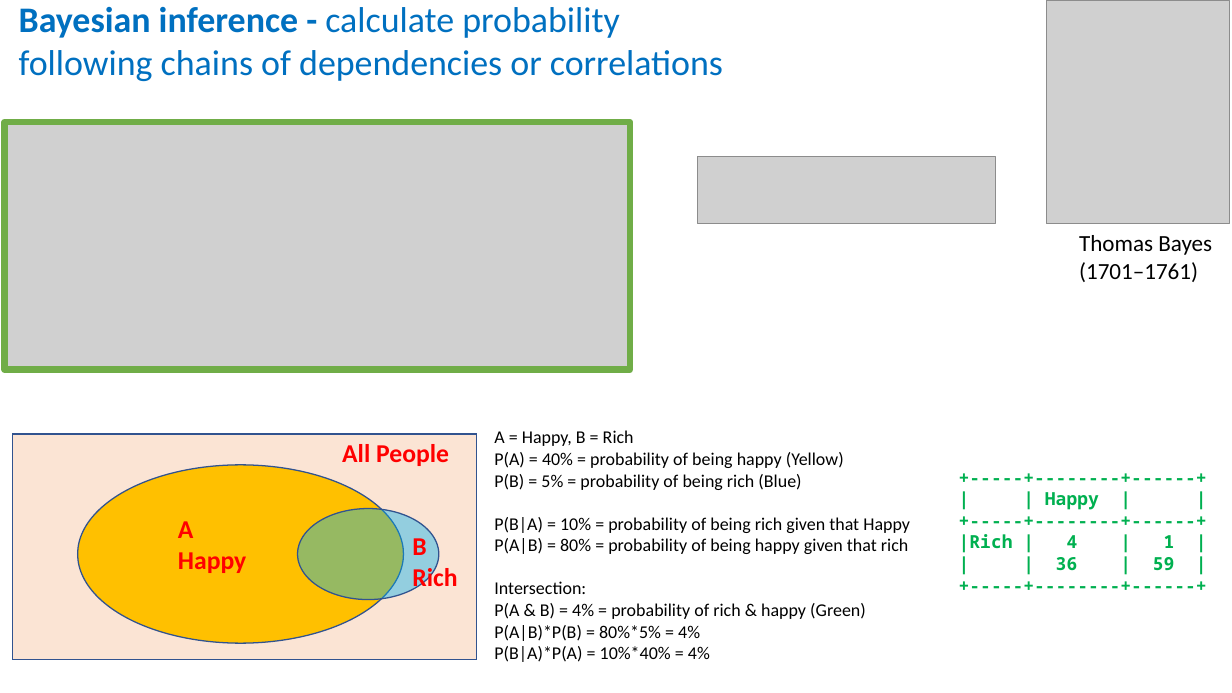
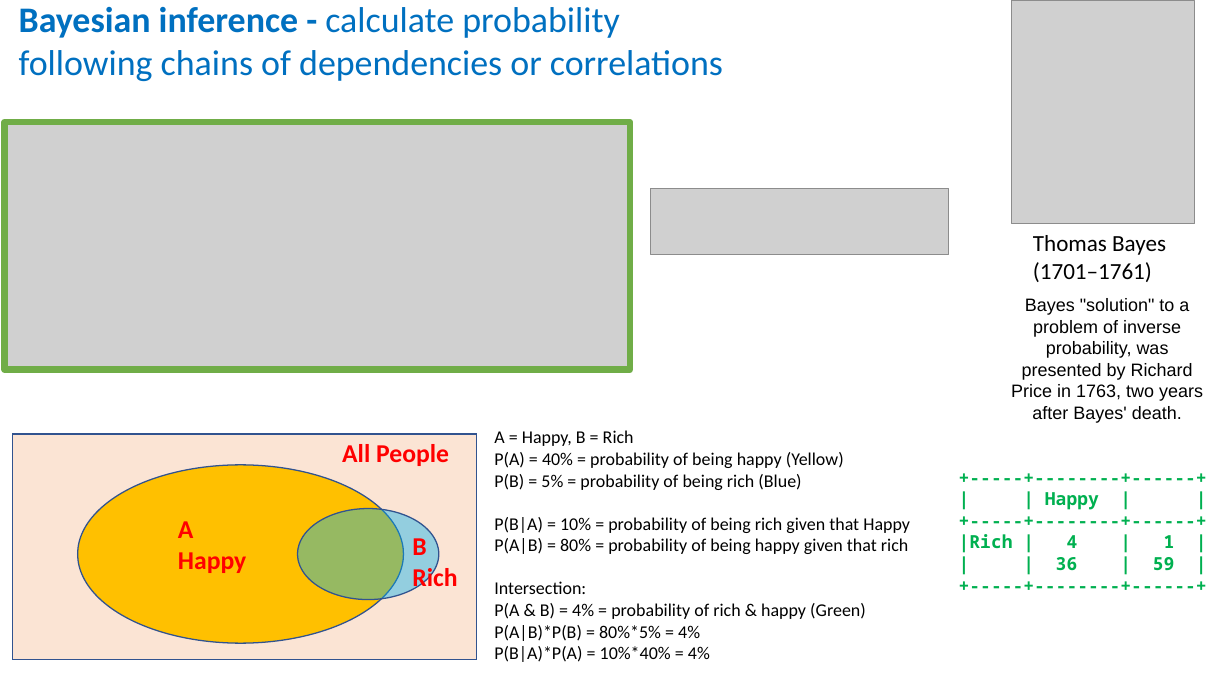
Before and after one commit to lselector/ml_ai_doc, a slide deck: slide 1 of Bayes_Bayesian.pptx. Drawn at 1232x693 pixels with LibreOffice and Linux fonts; fonts in the diff are those of the drawing; grey boxes stand for pictures. Boxes give left, top, right and bottom in pixels: in the first picture for what was removed or moved away, otherwise in the second. Text is boxed around its words. In the diff, an @@ line names an element or a change of style, - is before the commit and + after.

```diff
--- a/Bayes_Bayesian.pptx
+++ b/Bayes_Bayesian.pptx
@@ picture: place and size @@
-picture at [1046, 0, 1230, 224]
+picture at [1011, 0, 1195, 224]
@@ picture: place and size @@
-picture at [698, 157, 995, 224]
+picture at [651, 189, 948, 255]
@@ text "Thomas Bayes (1701–1761)": place and size @@
-text "Thomas Bayes (1701–1761)" at [1079, 235, 1212, 282]
+text "Thomas Bayes (1701–1761)" at [1033, 235, 1166, 282]
@@ text added at [1011, 298, 1203, 423], 14 pt, text #000000 @@
+Bayes "solution" to a problem of inverse probability, was presented by Richard Price in 1763, two years after Bayes' death.
```
Also in this commit, not shown: 5 other slides changed.
